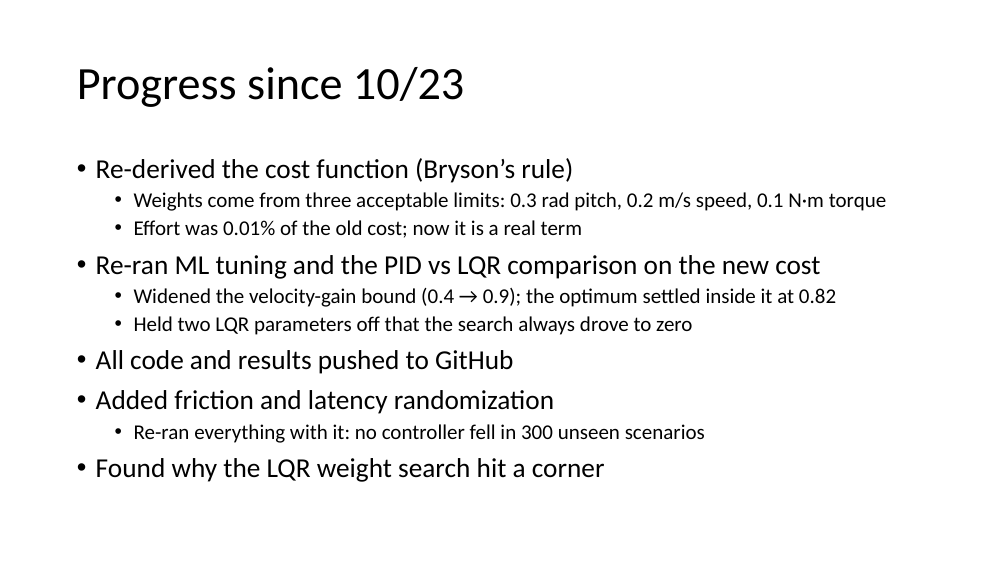
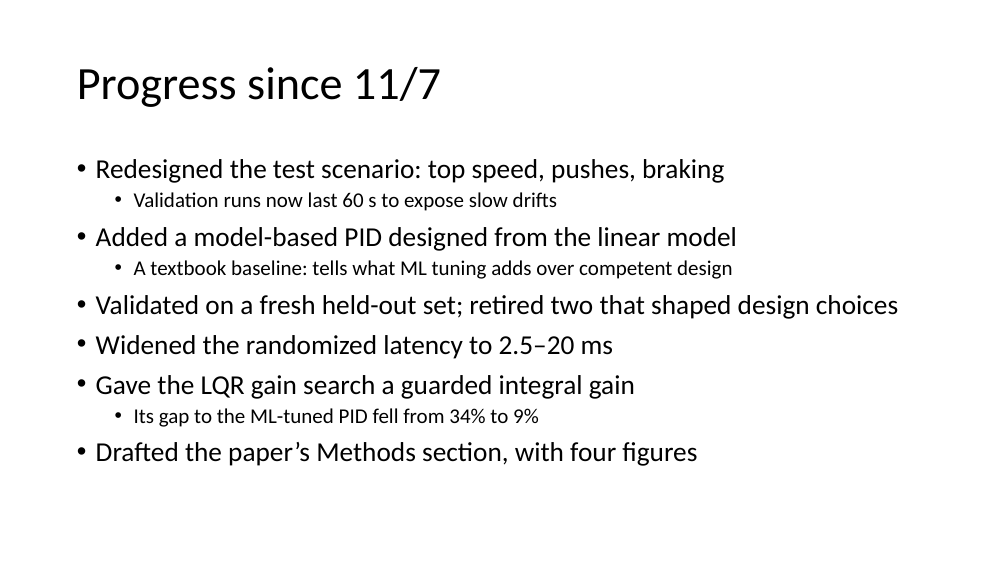
Before and after one commit to evandm4/engr-10301h-balancing-robot, a slide deck: slide 3 of docs/Evan Moore Progress Update.pptx. Drawn at 1008x567 pixels with LibreOffice and Linux fonts; fonts in the diff are those of the drawing. Boxes give left, top, right and bottom in pixels: in the first picture for what was removed or moved away, otherwise in the second. Text is boxed around its words. In the diff, an @@ line names an element or a change of style, - is before the commit and + after.

```diff
--- a/docs/Evan Moore Progress Update.pptx
+++ b/docs/Evan Moore Progress Update.pptx
@@ title at box(77, 67, 441, 107): text changed @@
-Progress since 10/23
+Progress since 11/7
@@ text at box(96, 159, 898, 466): text changed; size 20 to 26 pt @@
-• Re-derived the cost function (Bryson’s rule)
-  • Weights come from three acceptable limits: 0.3 rad pitch, 0.2 m/s speed, 0.1 N·m torque
-  • Effort was 0.01% of the old cost; now it is a real term
-• Re-ran ML tuning and the PID vs LQR comparison on the new cost
-  • Widened the velocity-gain bound (0.4 → 0.9); the optimum settled inside it at 0.82
-  • Held two LQR parameters off that the search always drove to zero
-• All code and results pushed to GitHub
-• Added friction and latency randomization
-  • Re-ran everything with it: no controller fell in 300 unseen scenarios
-• Found why the LQR weight search hit a corner
+• Redesigned the test scenario: top speed, pushes, braking
+  • Validation runs now last 60 s to expose slow drifts
+• Added a model-based PID designed from the linear model
+  • A textbook baseline: tells what ML tuning adds over competent design
+• Validated on a fresh held-out set; retired two that shaped design choices
+• Widened the randomized latency to 2.5–20 ms
+• Gave the LQR gain search a guarded integral gain
+  • Its gap to the ML-tuned PID fell from 34% to 9%
+• Drafted the paper’s Methods section, with four figures
```
Also in this commit, not shown: 5 other slides changed, 1 slide added.
